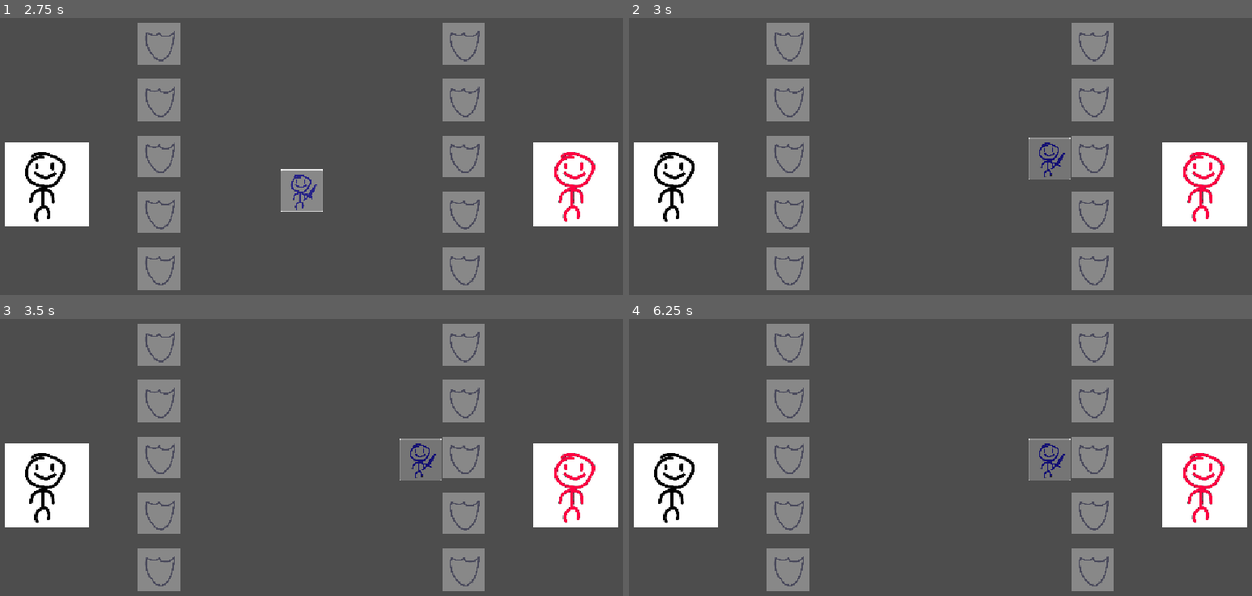
Above: before the commit, frames 1-4 (two rows, left to right).
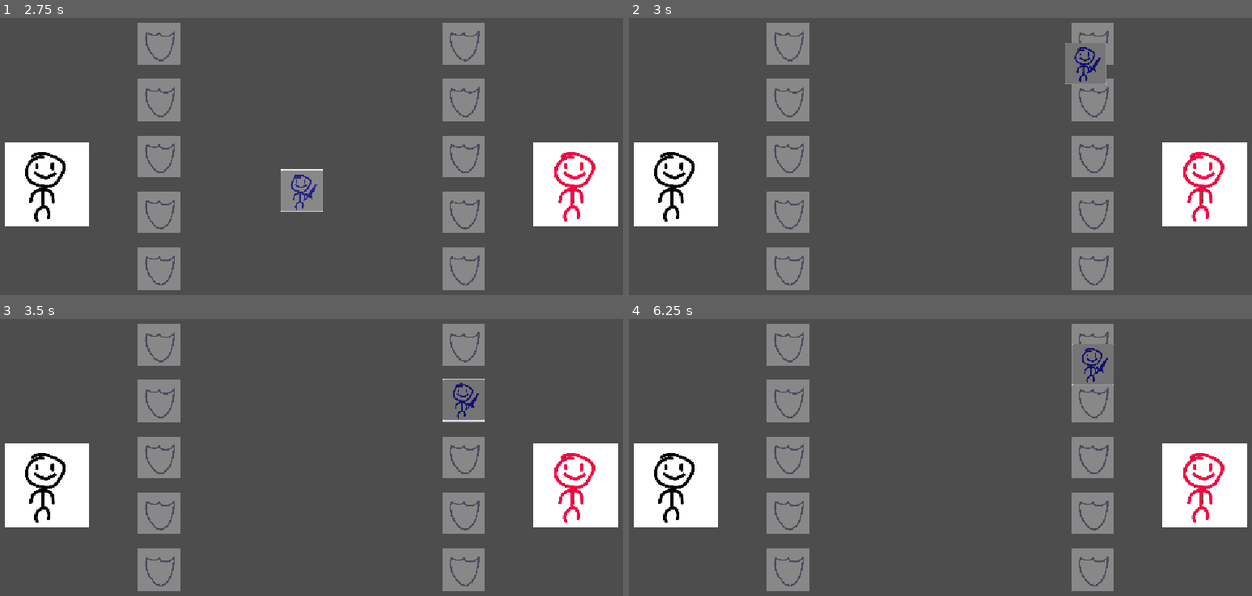
Above: after the commit, the same moments.

Repository: Kebabsones/AnimalQueendom
Game: Godot game, scene res://Scenes/scn_battle.tscn
The game is run twice, just before and just after one commit, with the same random seed, the same clock (stepped at 60 frames per second) and the same inputs.
Inputs (mouse positions are in pixels of both pictures, inside the frame that each line leads up to):
- Up to frame 1 (2.75 s): click (299, 189) at 0.5 s; click (299, 189) at 1.25 s; click (299, 189) at 2 s
- Up to frame 2 (3 s): tap Enter at 2.75 s; move the mouse to (1077, 150) at 2.77 s; tap 1 at 2.85 s
- Up to frame 3 (3.5 s): tap 2 at 3.05 s
- Up to frame 4 (6.25 s): move the mouse to (803, 487) at 3.52 s; tap 2 at 3.6 s; tap 3 at 3.8, 4.35 s; move the mouse to (996, 391) at 4.27 s; tap 4 at 4.55, 5.1 s; move the mouse to (903, 543) at 5.02 s; tap 5 at 5.3, 5.85 s; move the mouse to (1127, 523) at 5.77 s; tap 1 at 6.05 s

Frame 1 is identical in both runs. In frame 2, 1.6% of the frame differs, in the area x 64-77%, y 9-59%; in frame 3, 1.3%; in frame 4, 1.5%.

Commit message:
attacking

Diff:
--- a/Scripts/Misc/draggable.gd
+++ b/Scripts/Misc/draggable.gd
@@ -3,6 +3,7 @@
 @export var button: Button
 var dragging = false
 @onready var parent = get_parent()
+signal started_dragging
 signal stopped_dragging
 
 func _ready() -> void:
@@ -14,11 +15,13 @@
 
 func _process(_delta: float) -> void:
 	if(dragging):
+		print("im draggin it")
 		parent.global_position = lerp(parent.global_position, get_global_mouse_position(), 0.35);
 		#parent.global_position = get_global_mouse_position();
 
 func _on_button_down() -> void:
 	dragging = true
+	started_dragging.emit()
 
 
 func _on_button_up() -> void:
--- a/Scripts/card.gd
+++ b/Scripts/card.gd
@@ -2,34 +2,121 @@
 
 var last_hovered_slot: Area2D
 var slot: Area2D
+var target: CardSlot
+var state: STATES
+var move_fraction = 0.0
+
+const attack_duration: float = 1.0
+const movement_smoothing: float = 0.2
+const movement_delay: float = 0.5
+const snapping_distance: float = 3
+
+enum STATES{
+	IDLE,
+	ATTACKING,
+	RETURNING,
+	DRAGGING
+}
+
+
 
 func _ready() -> void:
 	$draggable.connect("stopped_dragging", _on_stopped_dragging)
+	$draggable.connect("started_dragging", _on_started_dragging)
+
+func _unhandled_input(event):
+	if event is InputEventKey:
+		if event.pressed and event.keycode == KEY_1:
+			move_fraction = 0.0
+			print("attack my child")
+			attack($"../Enemy/EnemyPortrait/CardSlot")
+		if event.pressed and event.keycode == KEY_2:
+			move_fraction = 0.0
+			print("attack my child")
+			attack($"../Enemy/EnemyPortrait/CardSlot2")
+		if event.pressed and event.keycode == KEY_3:
+			move_fraction = 0.0
+			print("attack my child")
+			attack($"../Enemy/EnemyPortrait/CardSlot3")
+		if event.pressed and event.keycode == KEY_4:
+			move_fraction = 0.0
+			print("attack my child")
+			attack($"../Enemy/EnemyPortrait/CardSlot4")
+		if event.pressed and event.keycode == KEY_5:
+			move_fraction = 0.0
+			print("attack my child")
+			attack($"../Enemy/EnemyPortrait/CardSlot5")
 
 
-func _process(_delta: float) -> void:
-	pass
+func _process(delta: float) -> void:
+	#print(move_fraction)
+	#print(state)
+	match(state):
+
+		STATES.ATTACKING:
+			if(target == null):
+				state = STATES.RETURNING
+				return
+			print(global_position.distance_to(target.global_position))
+			global_position = lerp(global_position, target.global_position, movement_smoothing)
+			move_fraction = min(move_fraction+delta, movement_delay)
+			if(move_fraction == movement_delay || global_position.distance_to(target.global_position) < snapping_distance):
+				move_fraction = 0.0
+				state = STATES.RETURNING
+			return
+
+		STATES.RETURNING:
+			if(slot == null):
+				state = STATES.IDLE
+				return
+			global_position = lerp(global_position, slot.get_parent().global_position, movement_smoothing)
+			move_fraction = min(move_fraction+delta, movement_delay)
+			if(move_fraction == movement_delay || global_position.distance_to(slot.get_parent().global_position) < snapping_distance):
+				global_position = slot.get_parent().global_position
+				move_fraction = 0.0
+				state = STATES.IDLE
+			return
+
+
+
+
+
 
 
 func _on_area_2d_area_entered(area: Area2D) -> void:
-	print("wchodze na " + area.get_parent().name)
-	last_hovered_slot = area
+	if(state == STATES.DRAGGING):
+		last_hovered_slot = area
 
 
 func _on_area_2d_area_exited(_area: Area2D) -> void:
-	print("schodze z " + _area.get_parent().name)
-	last_hovered_slot = null
+	if(state == STATES.DRAGGING):
+		last_hovered_slot = null
 
 func _on_stopped_dragging() -> void:
+	move_fraction = 0.0
 	if(last_hovered_slot != null):
 		if(slot != null):
 			slot.get_parent().remove_card()
 		last_hovered_slot.get_parent().set_card(self)
 		slot = last_hovered_slot
 		last_hovered_slot = null
+		state = STATES.RETURNING
+		return
 	elif(slot != null):
-		snap_back()
+		state = STATES.RETURNING
+		return
+	state = STATES.IDLE
+
 
 
 func snap_back() -> void:
 	global_position = slot.get_parent().global_position
+
+func attack(new_target: CardSlot) -> void:
+	move_fraction = 0.0
+	target = new_target
+	state = STATES.ATTACKING
+
+func _on_started_dragging() -> void:
+	move_fraction = 0.0
+	state = STATES.DRAGGING
